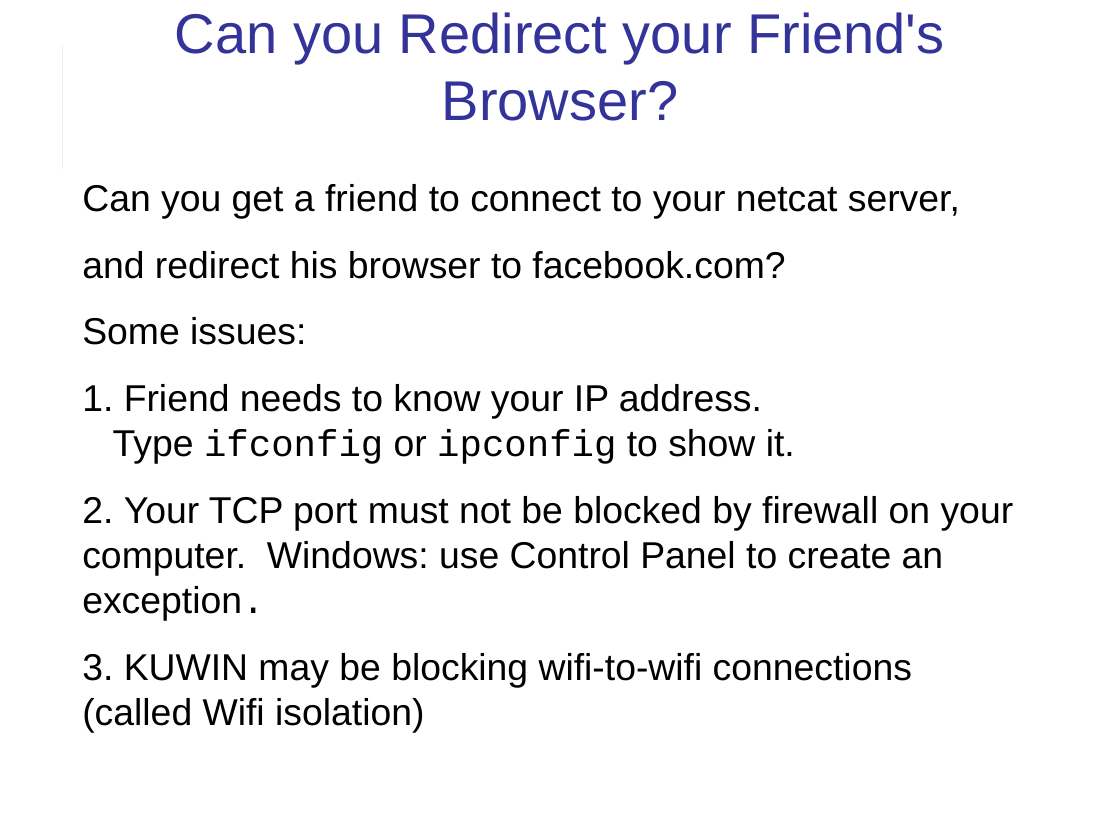
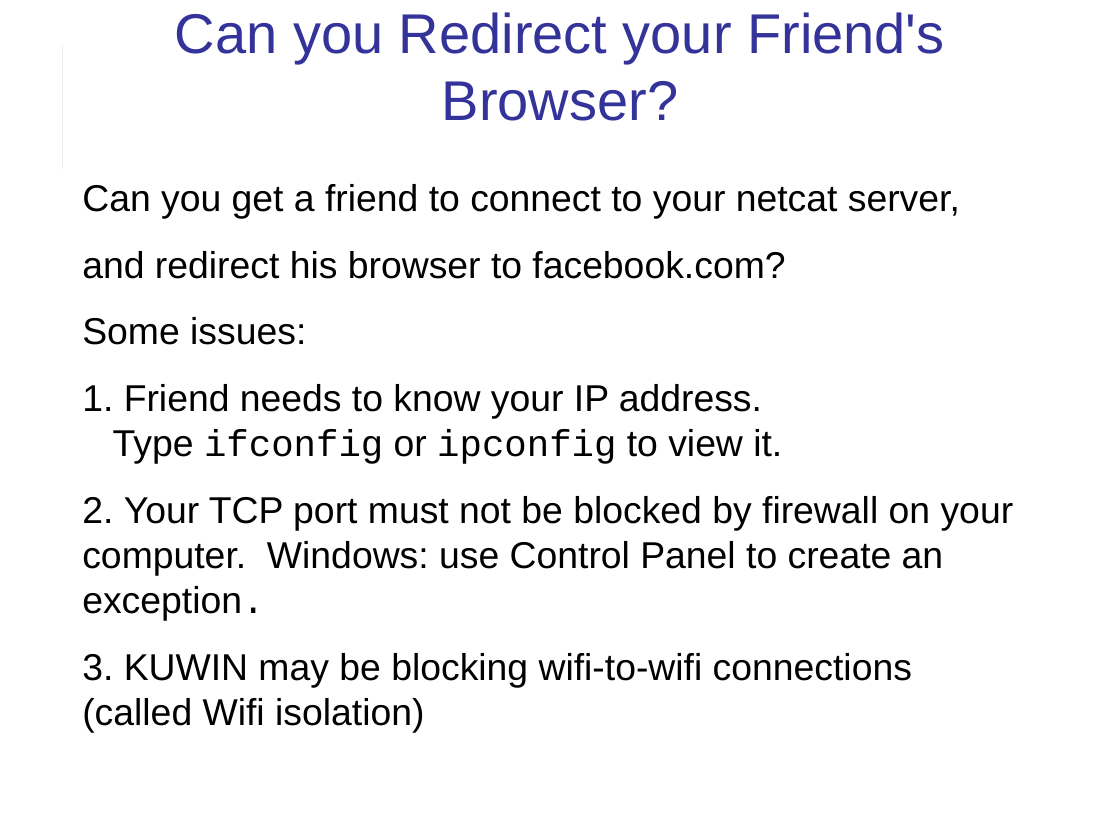
Before and after one commit to cpske/ISP, a slide deck: slide 17 of web/HTTP-in-Action.ppt. Drawn at 1120x840 pixels with LibreOffice and Linux fonts; fonts in the diff are those of the drawing. Boxes give left, top, right and bottom in pixels: in the first picture for what was removed or moved away, otherwise in the second. Text is boxed around its words. In the diff, an @@ line names an element or a change of style, - is before the commit and + after.

Commit message:
fix typos in slides

```diff
--- a/web/HTTP-in-Action.ppt
+++ b/web/HTTP-in-Action.ppt
@@ text at <box>82,384,782,464</box>: text changed @@
-1. Friend needs to know your IP address.
-Type ifconfig or ipconfig to show it.
+1. Friend needs to know your IP address.
+Type ifconfig or ipconfig to view it.
```
Also in this commit, not shown: 11 other slides changed, 1 other file.
